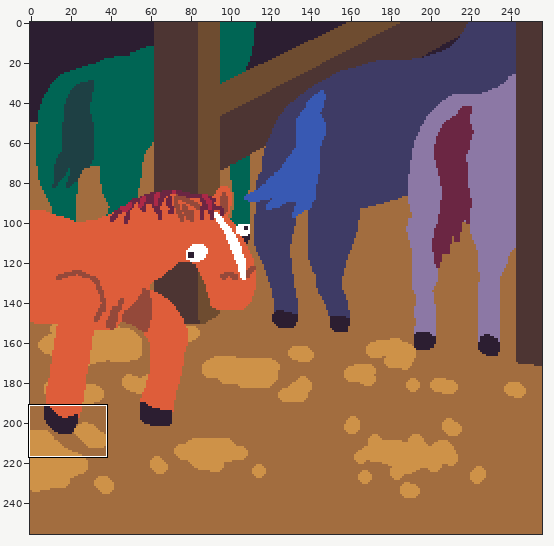
Two versions of one pixel-art file, media/cutscenes/intro-5.aseprite. Above, an overview of the earlier version with the close-up marked.
Close-up. Before:
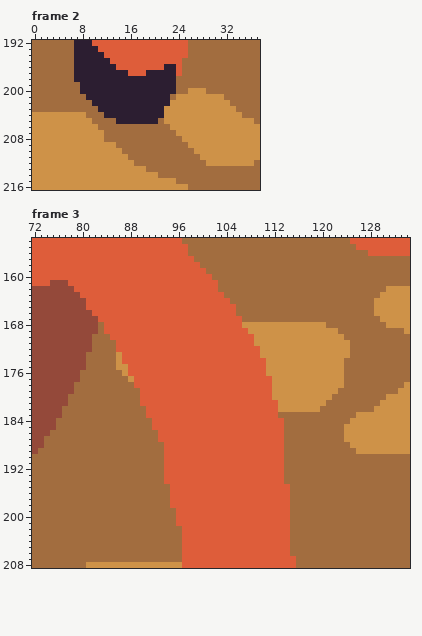
256x256 pixels, 7 frames. Shown: frame 2: x 0..37, y 192..216; frame 3: x 72..134, y 154..208. The commit also changed other frames or places, which this record leaves out.
Once edited:
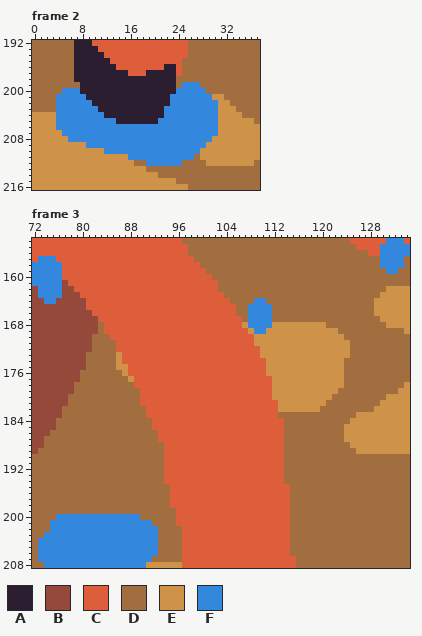
Palette (. is transparent): A #2c1e31  B #94493a  C #de5d3a  D #a26d3f  E #ce9248  F #3388de
The edit:
Changed rows in their new state; - is an unchanged pixel.
Frame 2, layer "Layer 2":
first column x 4:
199 ---------------------FFF---
200 -FFF----------------FFFFF--
201 FFFFF--------------FFFFFFF-
202 FFFFFF-------------FFFFFFFF
203 FFFFFFF-----------FFFFFFFFF
204 FFFFFFFF----------FFFFFFFFF
205 FFFFFFFFFF-------FFFFFFFFFF
206 FFFFFFFFFFFFFFFFFFFFFFFFFFF
207 -FFFFFFFFFFFFFFFFFFFFFFFFFF
208 --FFFFFFFFFFFFFFFFFFFFFFFF-
209 -----FFFFFFFFFFFFFFFFFFFF--
210 --------FFFFFFFFFFFFFFFF---
211 ------------FFFFFFFFFFF----
212 ---------------FFFFFF------
Frame 3, layer "Layer 2":
first column x 72:
154 -----------------------------------------------------------FFF-
155 ----------------------------------------------------------FFFFF
156 ----------------------------------------------------------FFFFF
157 -FFF------------------------------------------------------FFFF-
158 FFFFF-----------------------------------------------------FFFF-
159 FFFFF------------------------------------------------------FF--
160 FFFFF----------------------------------------------------------
161 FFFFF----------------------------------------------------------
162 -FFFF----------------------------------------------------------
163 -FFFF----------------------------------------------------------
164 --FF---------------------------------FF------------------------
165 ------------------------------------FFFF-----------------------
166 ------------------------------------FFFF-----------------------
167 ------------------------------------FFFF-----------------------
168 ------------------------------------FFFF-----------------------
169 -------------------------------------FF------------------------
first column x 73:
200 ---FFFFFFFFFFFFFF---
201 --FFFFFFFFFFFFFFFFF-
202 --FFFFFFFFFFFFFFFFFF
203 -FFFFFFFFFFFFFFFFFFF
204 FFFFFFFFFFFFFFFFFFFF
205 FFFFFFFFFFFFFFFFFFFF
206 FFFFFFFFFFFFFFFFFFFF
207 FFFFFFFFFFFFFFFFFFF-
208 -FFFFFFFFFFFFFFFFF--
